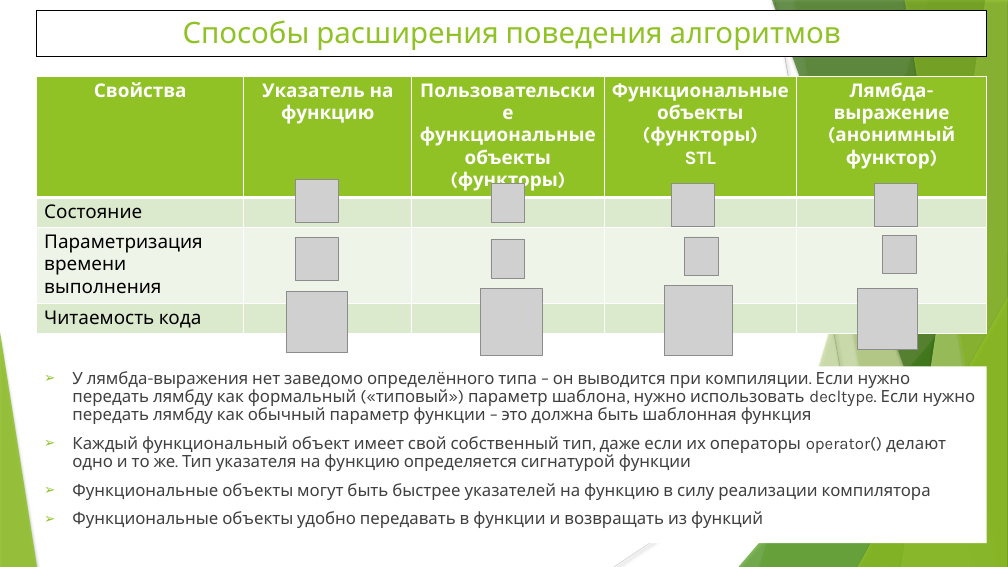
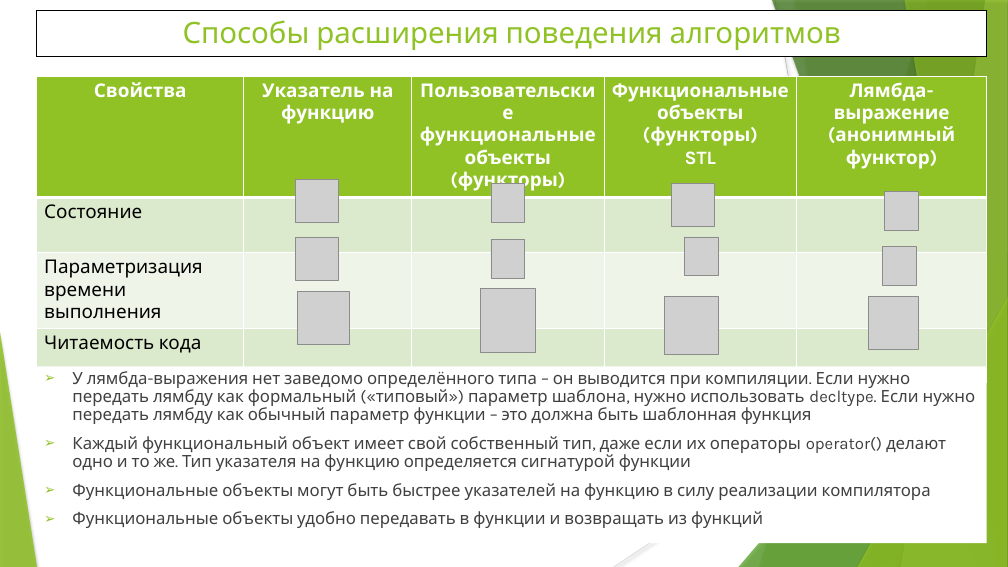
Before and after one commit to WhiteCatStudies/lectures, a slide deck: slide 8 of pt2/lectures/lecture7/lecture7.pptx. Drawn at 1008x567 pixels with LibreOffice and Linux fonts; fonts in the diff are those of the drawing; grey boxes stand for pictures. Boxes give left, top, right and bottom in pixels: in the first picture for what was removed or moved away, otherwise in the second. Text is boxed around its words. In the diff, an @@ line names an element or a change of style, - is before the commit and + after.

```diff
--- a/pt2/lectures/lecture7/lecture7.pptx
+++ b/pt2/lectures/lecture7/lecture7.pptx
@@ table: place and size @@
-table at [36,76,987,332]
+table at [36,76,987,357]
@@ picture: place and size @@
-picture at [875,184,918,227]
+picture at [885,191,919,230]
@@ picture: place and size @@
-picture at [883,235,917,274]
+picture at [883,247,917,285]
@@ picture: place and size @@
-picture at [287,292,348,352]
+picture at [298,292,350,344]
@@ picture: place and size @@
-picture at [481,289,543,355]
+picture at [481,289,536,352]
@@ picture: place and size @@
-picture at [665,286,733,356]
+picture at [665,296,719,354]
@@ picture: place and size @@
-picture at [858,289,918,350]
+picture at [869,296,919,349]
@@ rectangle "У лямбда-выражения нет заведомо определённого ...": place and size @@
-rectangle "У лямбда-выражения нет заведомо определённого ..." at [72,371,976,528]
+rectangle "У лямбда-выражения нет заведомо определённого ..." at [36,367,987,544]
```
Also in this commit, not shown: 1 other slide changed, 1 other file.
